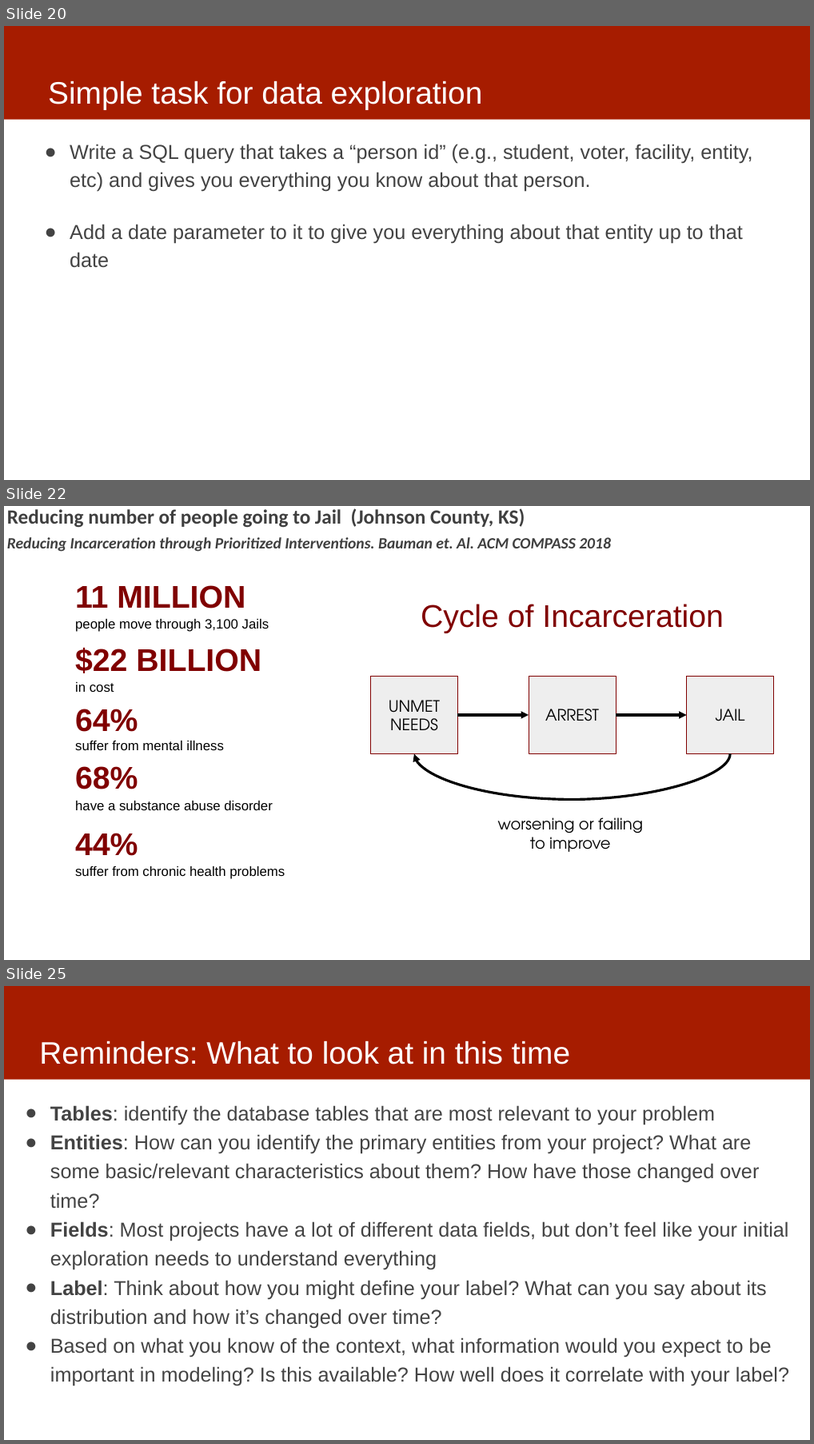
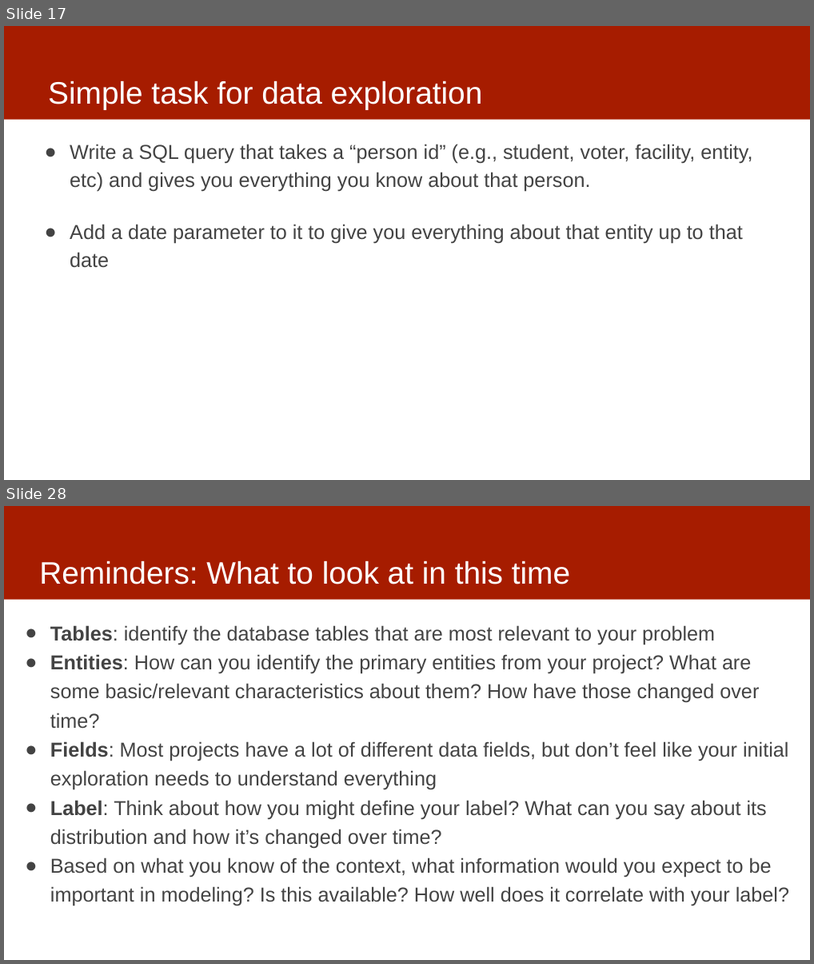
Before and after one commit to dssg/mlforpublicpolicylab, a slide deck: Lectures/06-data-exploration.pptx. Shown one above the other, each under a label of ours: slides 20, 22 and 25 before the commit, slides 17 and 28 after it; the slides between them are not shown. The pictures are 814x1444 and 814x964 pixels, drawn with LibreOffice and Linux fonts; fonts in the diff are those of the drawing; background and template pictures are left out. Boxes give left, top, right and bottom in pixels: in the first picture for what was removed or moved away, otherwise in the second. Text is boxed around its words. In the diff, an @@ line names an element or a change of style, - is before the commit and + after.

```diff
--- a/Lectures/06-data-exploration.pptx
+++ b/Lectures/06-data-exploration.pptx
@@ slide 22 removed at [4,506,810,960], background picture (left out) @@
@@ text removed at [7,508,525,528] @@
-Reducing number of people going to Jail (Johnson County, KS)
@@ text removed at [7,537,611,552] @@
-Reducing Incarceration through Prioritized Interventions. Bauman et. Al. ACM COMPASS 2018
@@ rectangle removed at [53,578,334,908] @@
@@ rectangle removed at [347,579,798,909] @@
@@ text removed at [421,604,724,633] @@
-Cycle of Incarceration
@@ rectangle removed at [370,676,458,753] @@
-UNMET
-NEEDS
@@ rectangle removed at [529,676,616,753] @@
-ARREST
@@ rectangle removed at [687,676,774,753] @@
-JAIL
@@ arrow removed from (458, 715) to (529, 715) @@
@@ arrow removed from (616, 715) to (687, 715) @@
@@ curved arrow removed from (730, 753) to (414, 753) @@
@@ text removed at [498,817,643,852] @@
-worsening or failing to improve
@@ group removed at [75,585,285,879]: 10 texts @@
-11 MILLION
-people move through 3,100 Jails
-in cost
-$22 BILLION
-suffer from mental illness
-64%
-have a substance abuse disorder
-68%
-suffer from chronic health problems
-44%
@@ what was slide 20 is now slide 17 @@
@@ what was slide 25 is now slide 28 @@
```
Also in this commit, not shown: 14 slides changed, 4 slides added.
